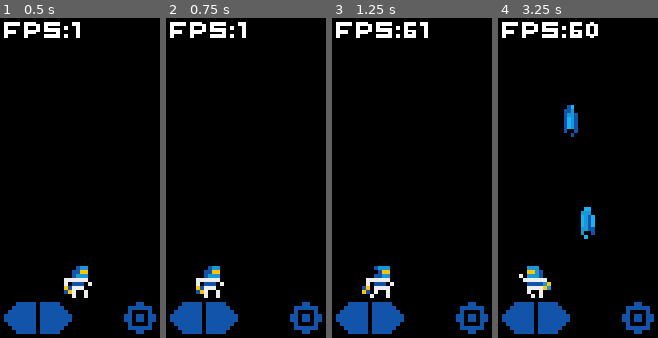
Above: before the commit, frames 1-4 (left to right).
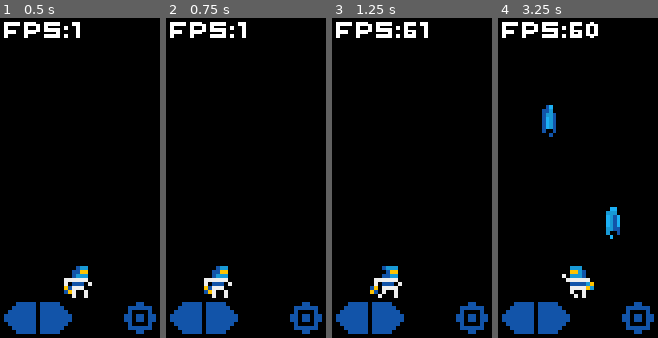
Above: after the commit, the same moments.

Repository: whmsft/vechten
Game: Godot game, scene res://scenes/Game.tscn
Same seed, same stepped clock (60 frames per second), same inputs: the game is played once before the commit and once after it.
Inputs (mouse positions are in pixels of both pictures, inside the frame that each line leads up to):
- Up to frame 1 (0.5 s): no input
- Up to frame 2 (0.75 s): click (185, 318) at 0.5 s
- Up to frame 3 (1.25 s): no input
- Up to frame 4 (3.25 s): move the mouse to (613, 162) at 1.27 s; hold Right (key_right) 1.28-2.03 s; hold Space (key_space) 1.28-2.03 s; move the mouse to (546, 194) at 2.02 s; hold Left (key_left) 2.03-2.78 s; tap Space (key_space) at 2.1 s; move the mouse to (594, 107) at 2.77 s; hold Right (key_right) from 2.78 s (still down); hold Space (key_space) from 2.78 s (still down)

Frame 1 is identical in both runs. In frame 2, 1.3% of the frame differs, in the area x 18-42%, y 77-88%; in frame 3, 1.4%; in frame 4, 4.8%, in the area x 13-77%, y 27-88%.

Commit message:
commit 12: speed and bugs

Diff:
--- a/project.godot
+++ b/project.godot
@@ -30,6 +30,7 @@
 [global]
 
 fps=false
+mouse=false
 
 [gui]
 
@@ -82,11 +83,6 @@
  ]
 }
 
-[input_devices]
-
-pointing/emulate_touch_from_mouse=true
-pointing/emulate_mouse_from_touch=false
-
 [physics]
 
 common/enable_pause_aware_picking=true
--- a/scripts/Game.gd
+++ b/scripts/Game.gd
@@ -2,7 +2,7 @@
 ## Name: vechten   ##
 ## Author: @whmsft ##
 ## version: v0b1   ##
-## commit: 11      ##
+## commit: 12      ##
 #####################
 
 extends Node2D
@@ -33,8 +33,8 @@
 
 func update_player(_delta):
 	var old_position = $Player.position
-	if Input.is_action_pressed("key_left") or $btn_left.pressed: $Player.position.x += -256*_delta
-	elif Input.is_action_pressed("key_right") or $btn_right.pressed: $Player.position.x += +256*_delta
+	if Input.is_action_pressed("key_left") or $btn_left.pressed: $Player.position.x += -192*_delta
+	elif Input.is_action_pressed("key_right") or $btn_right.pressed: $Player.position.x += +192*_delta
 	if old_position.x != $Player.position.x: $Player.animation = "walk"
 	elif Input.is_action_pressed("key_space") or $btn_fire.pressed: $Player.animation = "fire"
 	else: $Player.animation = "idle"
Not shown, changed: diff.txt
